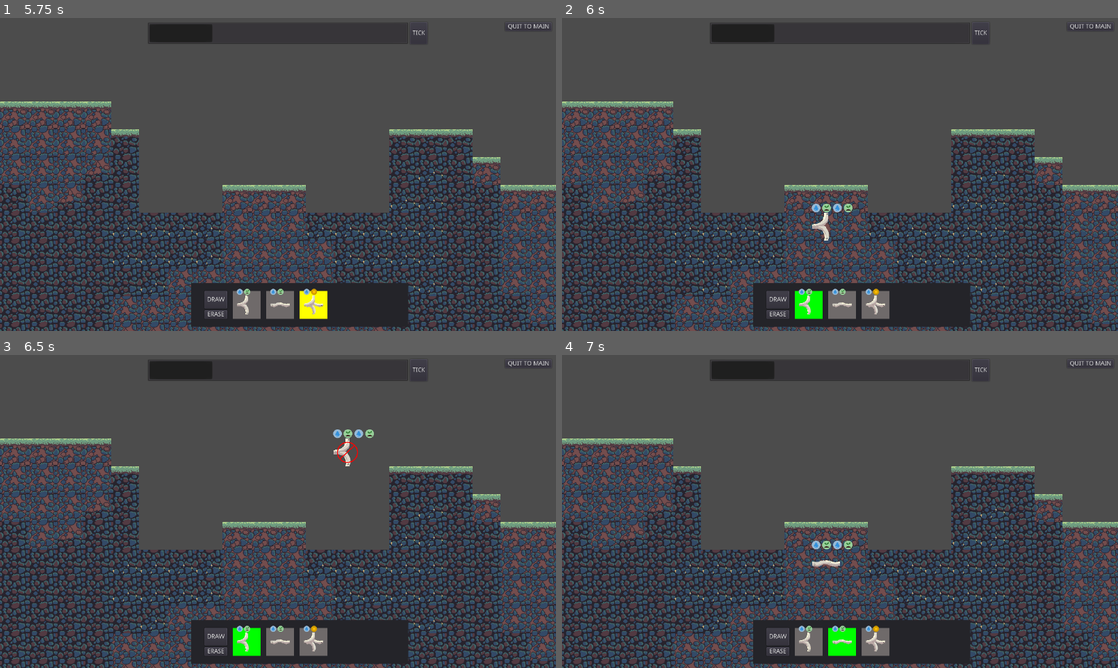
Above: before the commit, frames 1-4 (two rows, left to right).
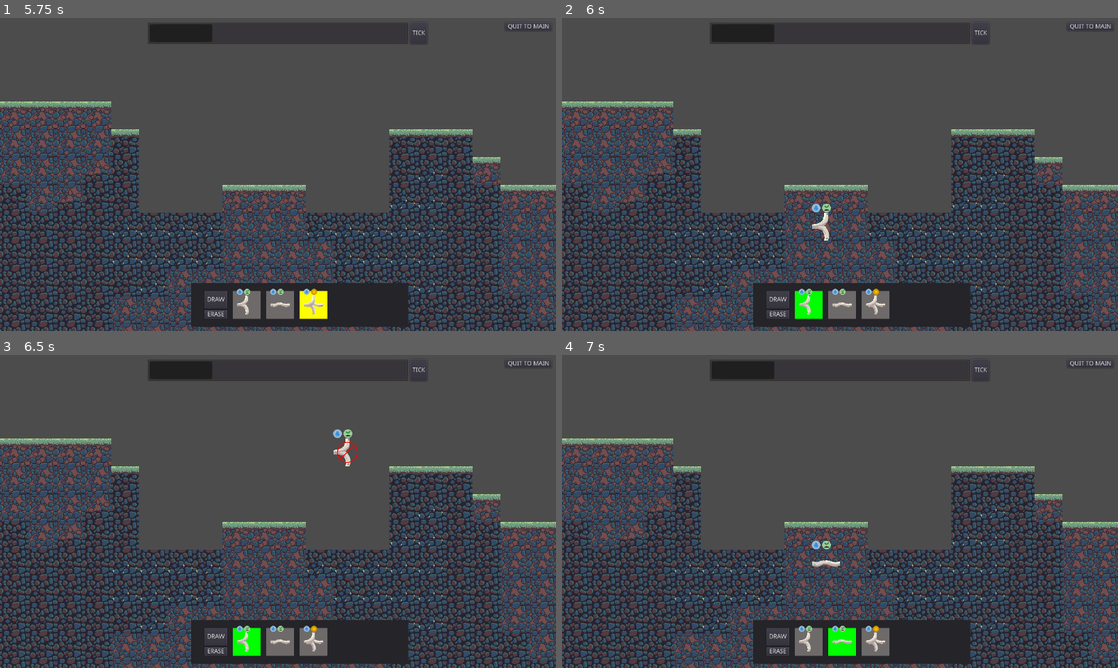
Above: after the commit, the same moments.

Repository: Gouellie/Roots
Game: Godot game, scene res://src/screens/main_menu.tscn
The game is run twice, just before and just after one commit, with the same random seed, the same clock (stepped at 60 frames per second) and the same inputs.
Inputs (mouse positions are in pixels of both pictures, inside the frame that each line leads up to):
- Up to frame 1 (5.75 s): click "NEW GAME" at 0.5 s; click "TICK" at 1.25 s; click "DRAW" at 2 s; click "TICK" at 2.75 s; click "DRAW" at 3.5 s; click "TICK" at 4.25 s; click "DRAW" at 5 s
- Up to frame 2 (6 s): tap Enter at 5.75 s; drag from (806, 305) to (895, 105) at 5.77 s
- Up to frame 3 (6.5 s): no input
- Up to frame 4 (7 s): tap Space (ui_select) at 6.5 s; drag from (840, 642) to (812, 574) at 6.52 s

Frame 1 is identical in both runs. In frame 2, less than 0.1% of the frame differs, in the area x 48-53%, y 59-63%; in frame 3, less than 0.1%, in the area x 63-68%, y 23-27%; in frame 4, less than 0.1%.

Commit message:
Fixed duplicate resource icons above placing tile blueprint

Diff:
--- a/src/scripts/resources/resource_cost_stack_panel.gd
+++ b/src/scripts/resources/resource_cost_stack_panel.gd
@@ -5,13 +5,24 @@
 onready var resource_manager
 onready var resource_container : HBoxContainer = $HBoxContainer
 
+var containers = []
+
 func _ready():
+	for _c in resource_container.get_children():
+		_c.queue_free()
+
 	resource_manager = get_parent() as ResourceManager
 	if resource_manager:
 		resource_manager.connect("new_resource_added", self, "on_new_resource_added")
 
 func on_new_resource_added(_resource_node : ResourceNode):
+	for _c in containers:
+		if _c.identifier == _resource_node.identifier:
+			return
+
 	if resource_cost_scene:
 		var _instance = resource_cost_scene.instance()
 		_instance.resource_node = _resource_node
 		resource_container.add_child(_instance)
+		containers.append(_instance)
+#
--- a/src/scripts/resources/resource_manager.gd
+++ b/src/scripts/resources/resource_manager.gd
@@ -56,8 +56,9 @@
 	var _d = {}
 	for _r in  resource_container.resources:
 		var _rsc : ResourceNode = _r as ResourceNode
+		print(_r)
 		if is_instance_valid(_rsc):
-			_d.append({"Item": _rsc.identifier, "Stack":_rsc.value})
+			_d[_rsc.identifier] = _rsc
 
 	return _d
 
